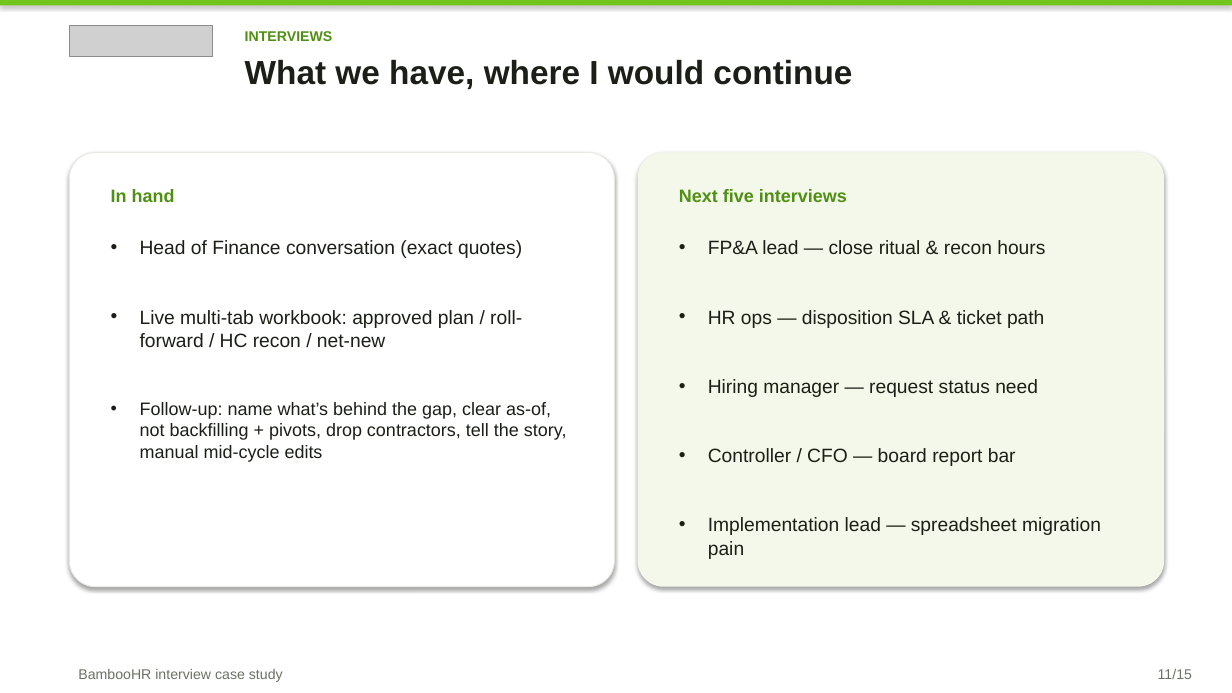
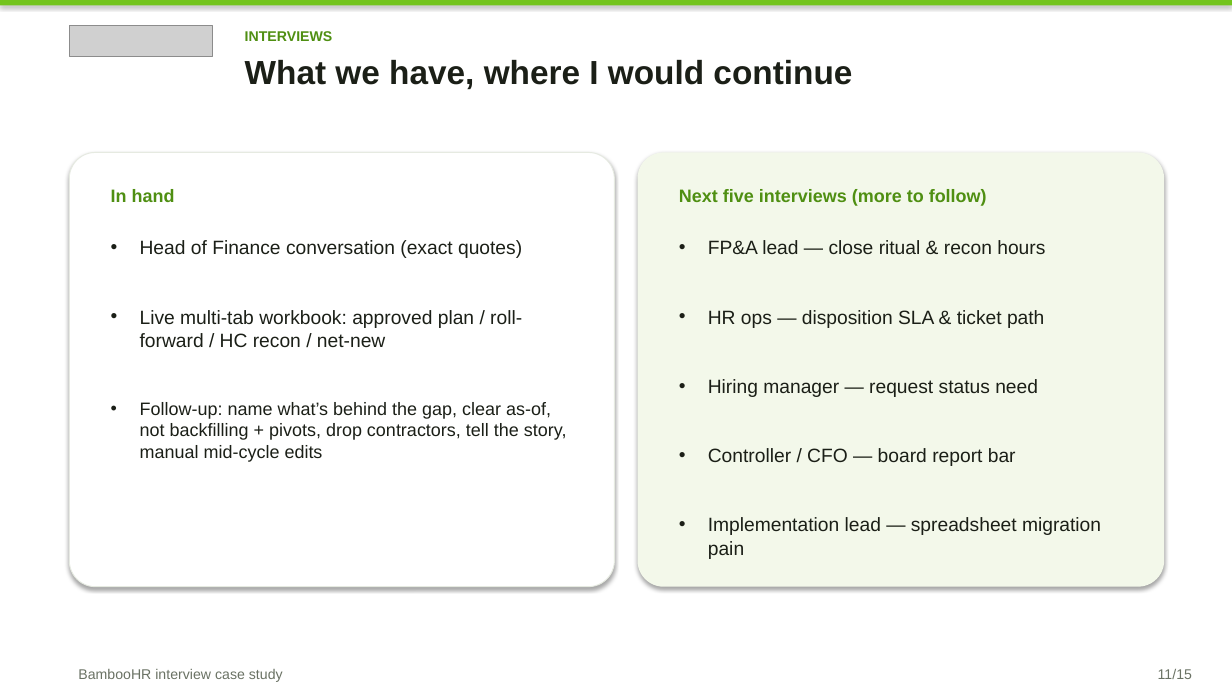
Before and after one commit to Brigdawg/Headcount-Reconciliation, a slide deck: slide 11 of deck/Headcount_Control_Tower_Case_Study.pptx. Drawn at 1232x693 pixels with LibreOffice and Linux fonts; fonts in the diff are those of the drawing; grey boxes stand for pictures. Boxes give left, top, right and bottom in pixels: in the first picture for what was removed or moved away, otherwise in the second. Text is boxed around its words. In the diff, an @@ line names an element or a change of style, - is before the commit and + after.

```diff
--- a/deck/Headcount_Control_Tower_Case_Study.pptx
+++ b/deck/Headcount_Control_Tower_Case_Study.pptx
@@ text at [679, 189, 987, 206]: text changed @@
-Next five interviews
+Next five interviews (more to follow)
```
Also in this commit, not shown: 9 other slides changed.
